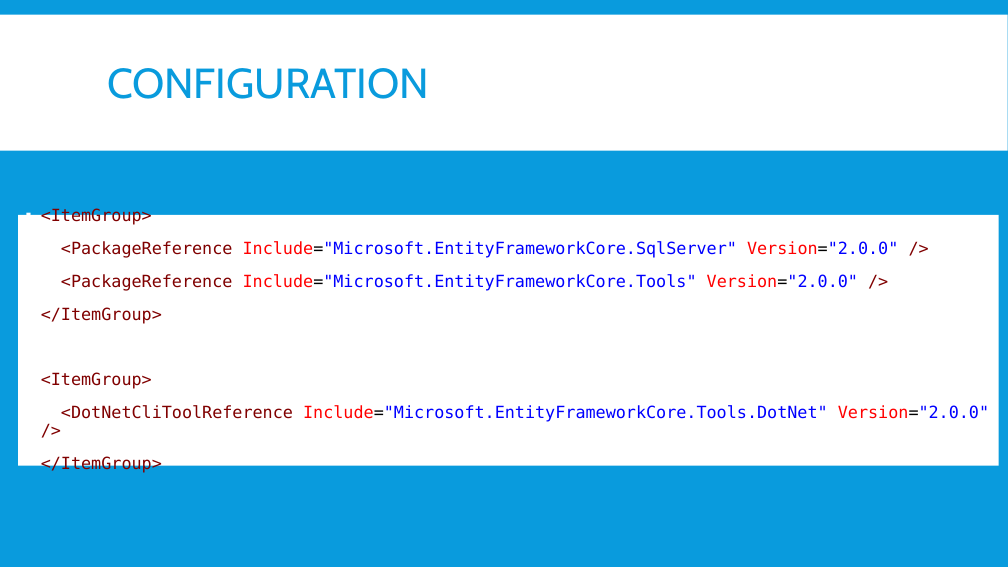
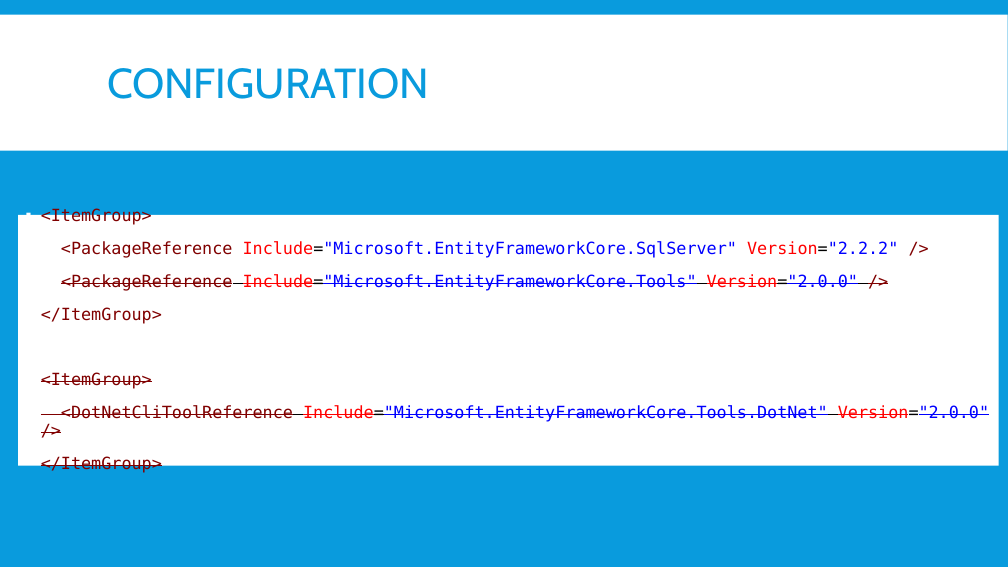
Before and after one commit to jwooley/EfCore, a slide deck: slide 4 of EfCoreGettingStarted.pptx. Drawn at 1008x567 pixels with LibreOffice and Linux fonts; fonts in the diff are those of the drawing. Boxes give left, top, right and bottom in pixels: in the first picture for what was removed or moved away, otherwise in the second. Text is boxed around its words. In the diff, an @@ line names an element or a change of style, - is before the commit and + after.

```diff
--- a/EfCoreGettingStarted.pptx
+++ b/EfCoreGettingStarted.pptx
@@ text at bbox=[61, 241, 898, 258]: text changed @@
-▪ <PackageReference Include="Microsoft.EntityFrameworkCore.SqlServer" Version="2.0.0" />
+▪ <PackageReference Include="Microsoft.EntityFrameworkCore.SqlServer" Version="2.2.2" />
@@ text at bbox=[41, 274, 989, 474]: strikethrough on in "<PackageReference Include="Microsoft.EntityFrameworkCore.Too ...", "<ItemGroup>", "<DotNetCliToolReference Include="Microsoft.EntityFrameworkCo ...", "</ItemGroup>" @@
```
Also in this commit, not shown: 2 other slides changed, 1 other file.
